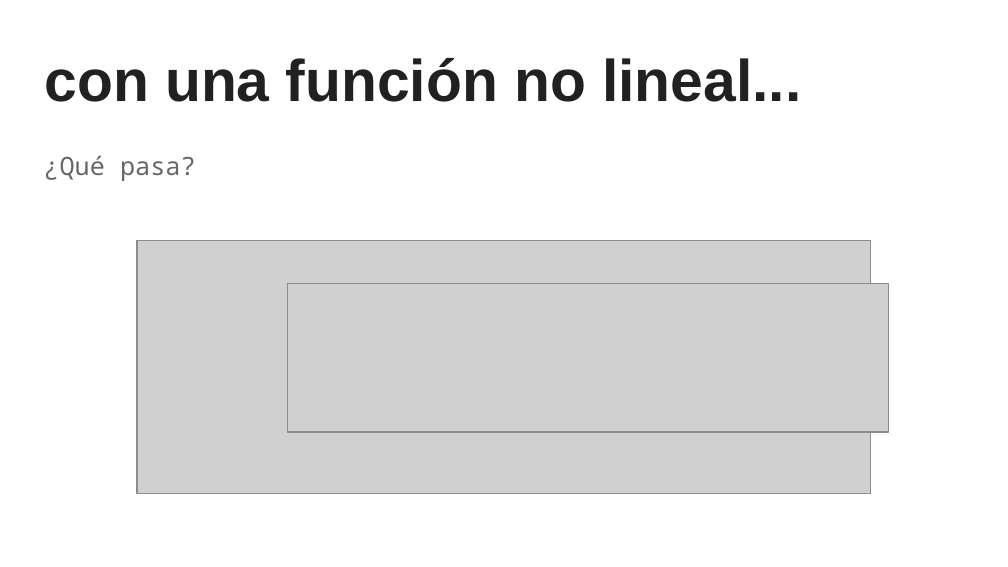
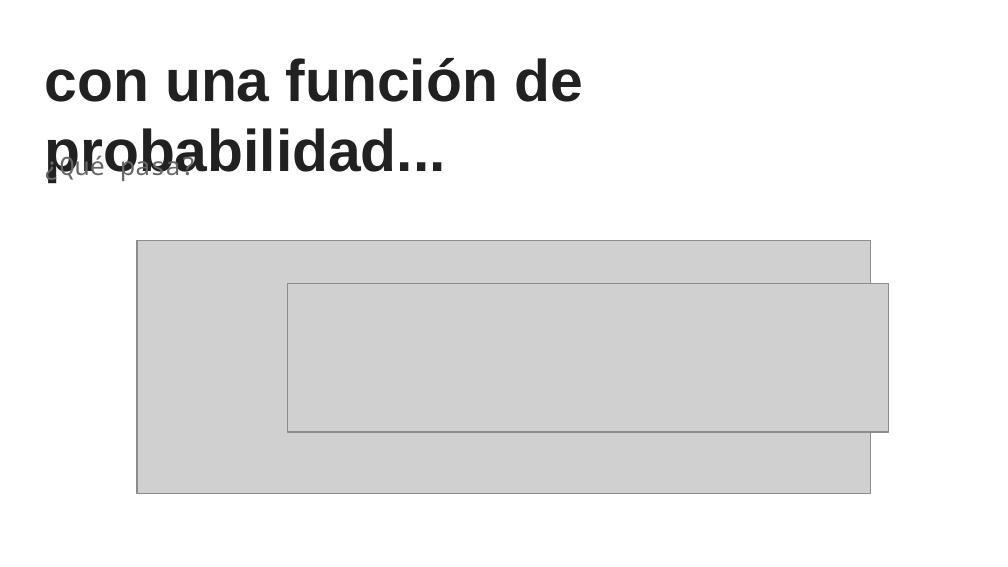
Before and after one commit to sainosmichelle/sainosmichelle.github.io, a slide deck: slide 5 of assets/files/Tema6/reg_log/6.2 Regresión Logística.pptx. Drawn at 1008x567 pixels with LibreOffice and Linux fonts; fonts in the diff are those of the drawing; grey boxes stand for pictures. Boxes give left, top, right and bottom in pixels: in the first picture for what was removed or moved away, otherwise in the second. Text is boxed around its words. In the diff, an @@ line names an element or a change of style, - is before the commit and + after.

```diff
--- a/assets/files/Tema6/reg_log/6.2 Regresión Logística.pptx
+++ b/assets/files/Tema6/reg_log/6.2 Regresión Logística.pptx
@@ title at bbox=[44, 58, 583, 182]: text changed @@
-con una función no lineal...
+con una función de probabilidad...
```
Also in this commit, not shown: 6 other slides changed, 20 other files.
